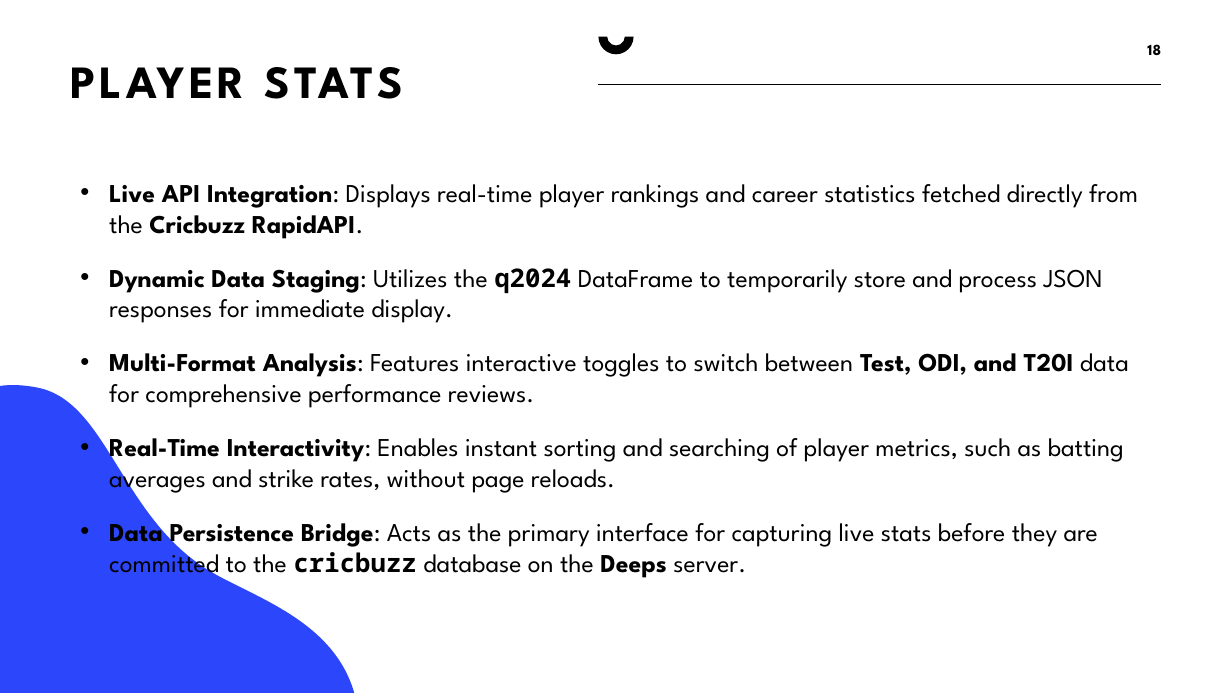
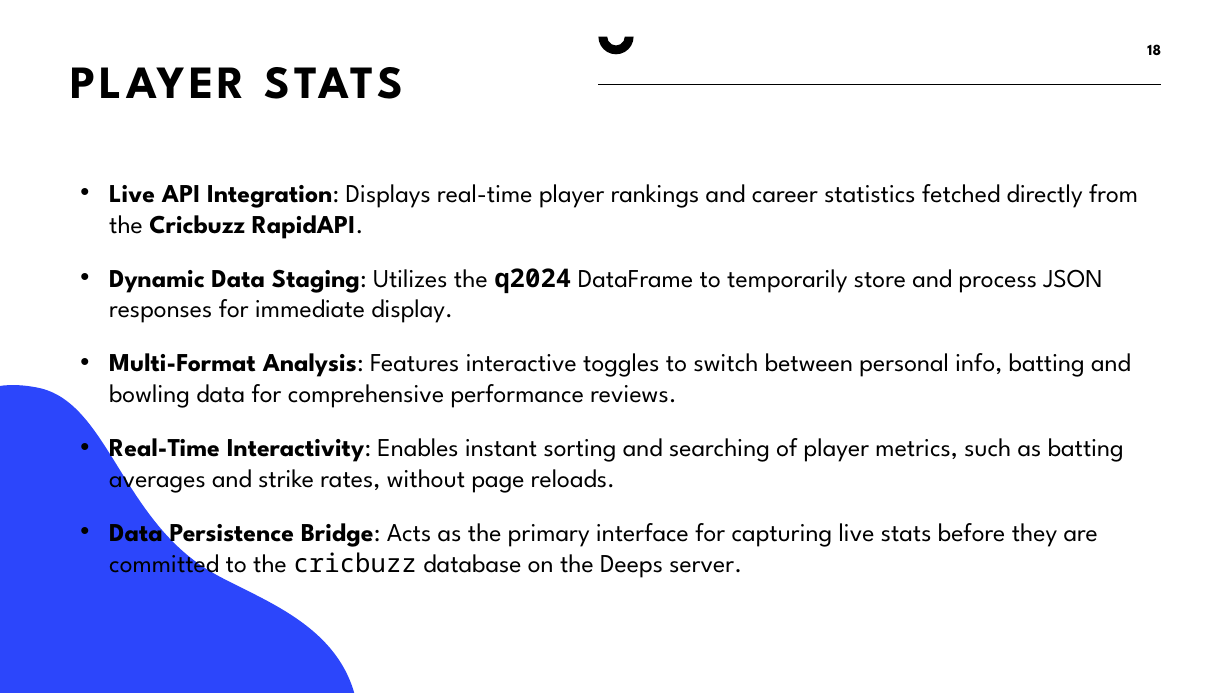
Before and after one commit to mrsdeepisunil-oss/guvi-cricbuzz, a slide deck: slide 18 of cricbuzz/Cricbuzz_final/CricBuzz.pptx. Drawn at 1232x693 pixels with LibreOffice and Linux fonts; fonts in the diff are those of the drawing. Boxes give left, top, right and bottom in pixels: in the first picture for what was removed or moved away, otherwise in the second. Text is boxed around its words. In the diff, an @@ line names an element or a change of style, - is before the commit and + after.

```diff
--- a/cricbuzz/Cricbuzz_final/CricBuzz.pptx
+++ b/cricbuzz/Cricbuzz_final/CricBuzz.pptx
@@ text at <box>109,353,1131,408</box>: text changed @@
-• Multi-Format Analysis: Features interactive toggles to switch between Test, ODI, and T20I data for comprehensive performance reviews.
+• Multi-Format Analysis: Features interactive toggles to switch between personal info, batting and bowling data for comprehensive performance reviews.
@@ text at <box>109,515,1098,578</box>: bold off in "cricbuzz Deeps" @@
```
Also in this commit, not shown: 25 other files.
